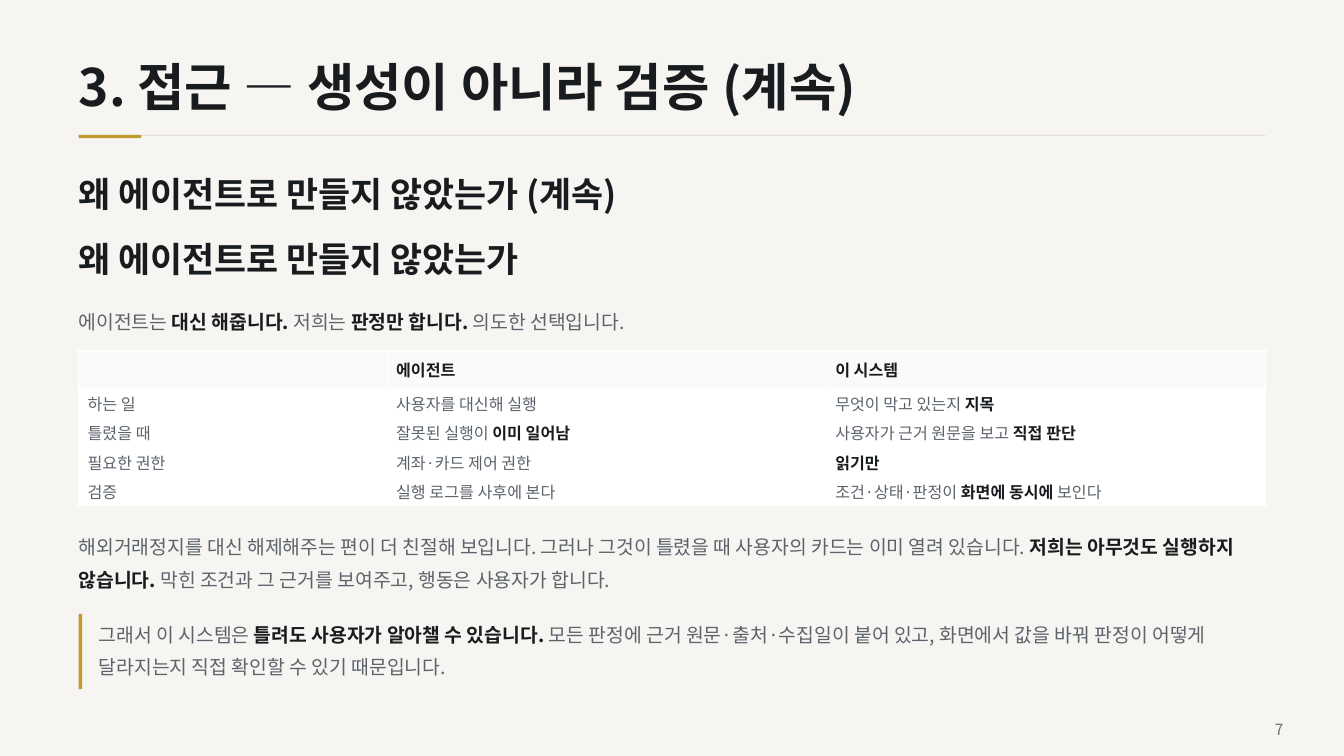
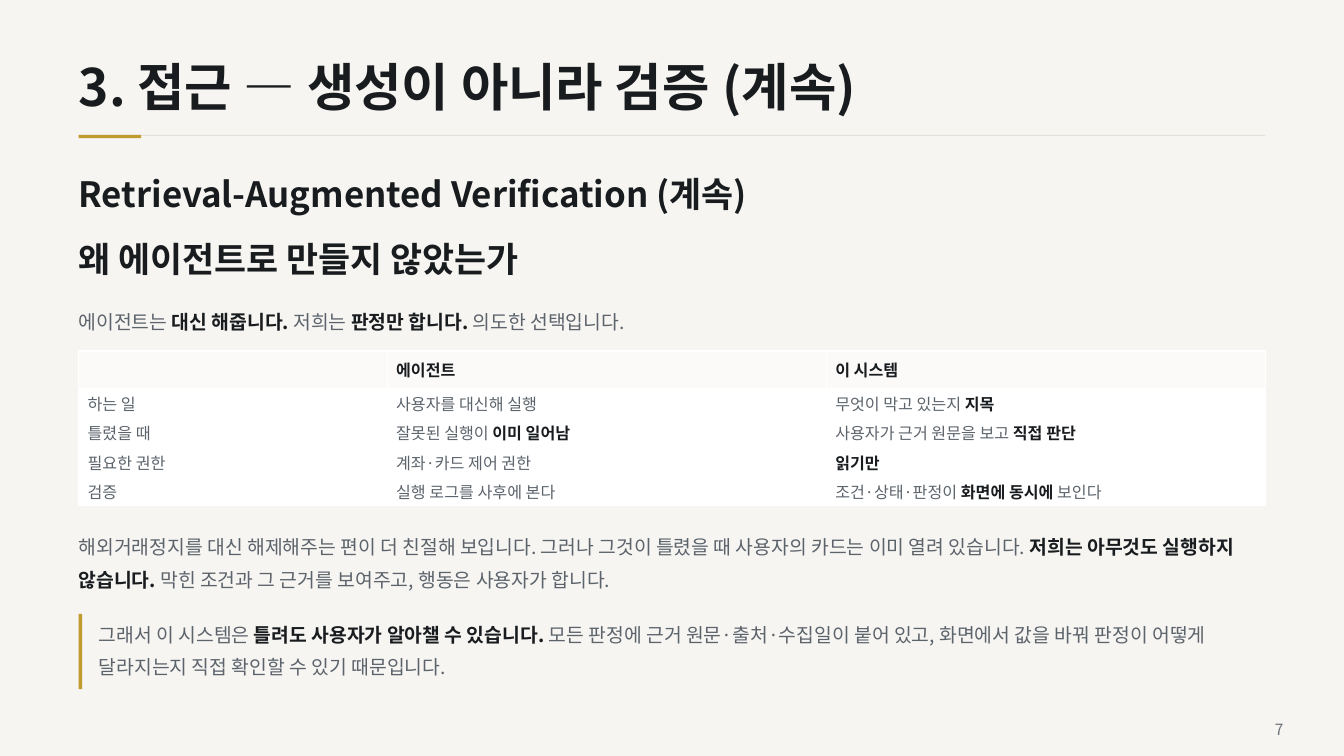
Before and after one commit to ChoHyeonChan/kb-ai-challenge-2026, a slide deck: slide 7 of docs/기술설명서.pptx. Drawn at 1344x756 pixels with LibreOffice and Linux fonts; fonts in the diff are those of the drawing. Boxes give left, top, right and bottom in pixels: in the first picture for what was removed or moved away, otherwise in the second. Text is boxed around its words. In the diff, an @@ line names an element or a change of style, - is before the commit and + after.

```diff
--- a/docs/기술설명서.pptx
+++ b/docs/기술설명서.pptx
@@ text at (79, 177, 747, 216): text changed @@
-왜 에이전트로 만들지 않았는가 (계속)
+Retrieval-Augmented Verification (계속)
```
Also in this commit, not shown: 5 other slides changed, 3 other files.
